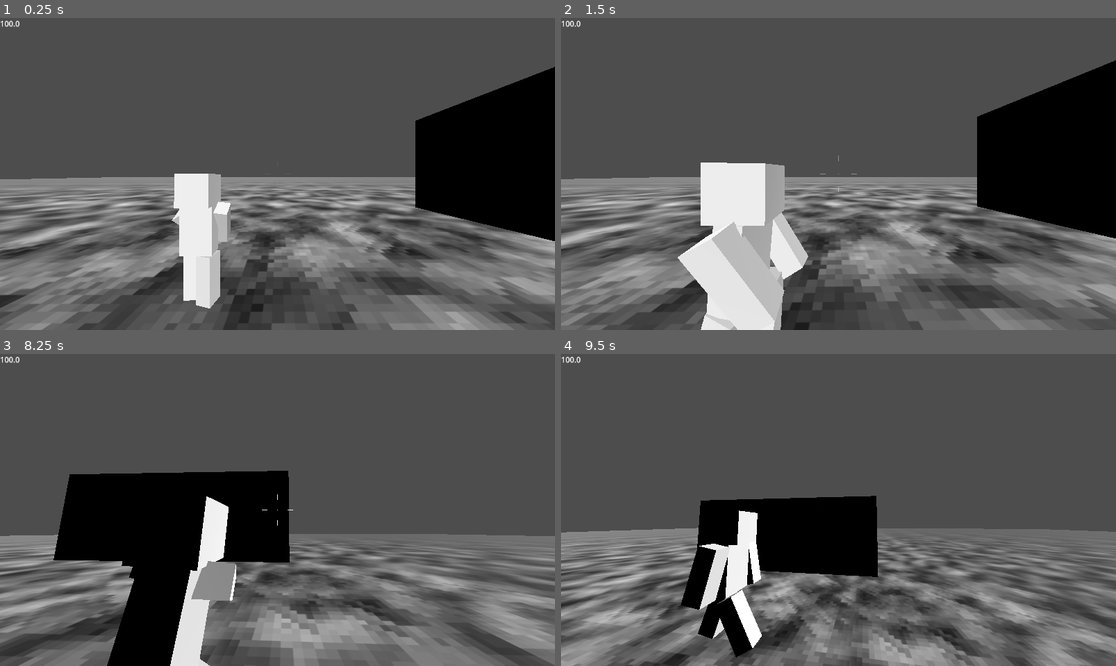
Above: before the commit, frames 1-4 (two rows, left to right).
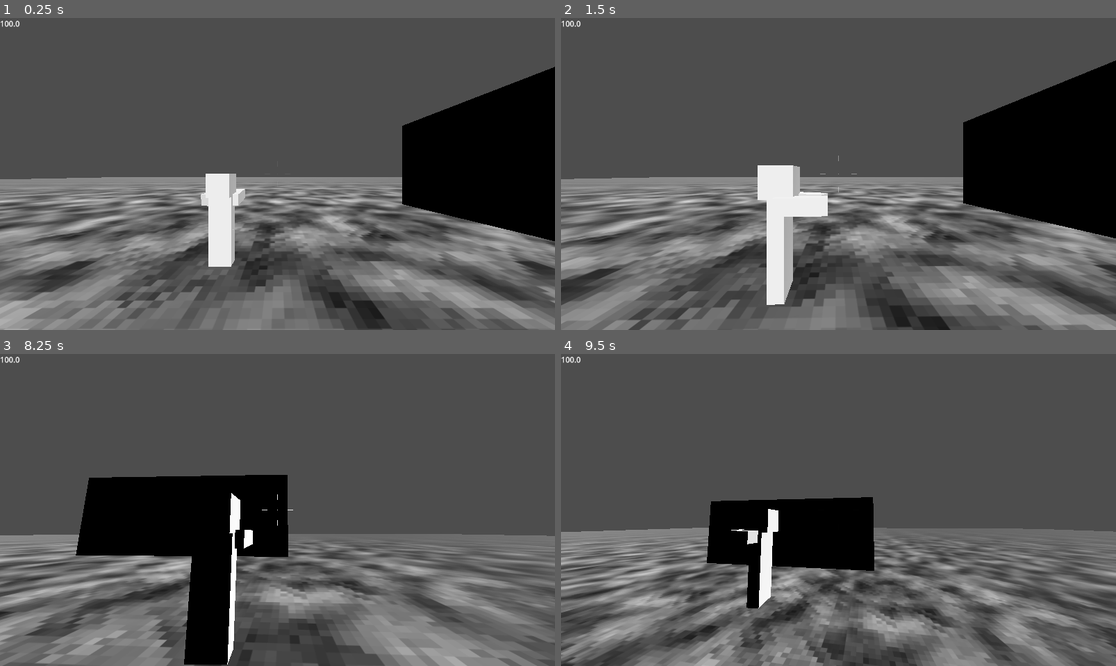
Above: after the commit, the same moments.

Repository: GustLSant/godot-game-componentes
Game: Godot game, scene res://Main.tscn
Same seed, same stepped clock (60 frames per second), same inputs: the game is played once before the commit and once after it.
Inputs (mouse positions are in pixels of both pictures, inside the frame that each line leads up to):
- Up to frame 1 (0.25 s): no input
- Up to frame 2 (1.5 s): move the mouse to (866, 174) at 0.52 s; hold D (MoveRight) 0.53-1.28 s; hold Right mouse button (Aim) 0.53-1.28 s; tap Space (Jump) at 0.77 s; move the mouse to (810, 174) at 1.27 s; hold S (MoveBackwards) from 1.28 s (still down); right-click (810, 174) at 1.35 s
- Up to frame 3 (8.25 s): tap Space (Jump) at 1.52, 3.02, 3.77, 4.52, 6.02, 6.77, 7.52 s; move the mouse to (288, 503) at 2.02 s; release S (MoveBackwards) at 2.03 s; hold Right mouse button (Aim) 2.03-2.78 s; hold D (MoveRight) 2.03-3.53 s; tap V (ChangeCameraMode) at 2.1, 8.1 s; move the mouse to (271, 516) at 2.77 s; tap W (MoveFoward) at 2.85 s; right-click (271, 516) at 3.05 s; move the mouse to (316, 513) at 3.52 s; hold Right mouse button (Aim) 3.53-4.28 s; hold A (MoveLeft) 3.53-5.03 s; click (316, 513) at 3.6 s; move the mouse to (233, 506) at 4.27 s; tap Shift (Sprint) at 4.35 s; right-click (233, 506) at 4.55 s; move the mouse to (283, 510) at 5.02 s; hold S (MoveBackwards) 5.03-5.78 s; hold Right mouse button (Aim) 5.03-5.78 s; tap T (Test) at 5.1 s; move the mouse to (255, 503) at 5.77 s; hold D (MoveRight) 5.78-8.03 s; tap Alt (ToggleCameraSide) at 5.85 s; right-click (255, 503) at 6.05 s; move the mouse to (305, 510) at 6.52 s; hold Right mouse button (Aim) 6.53-7.28 s; move the mouse to (249, 510) at 7.27 s; right-click (249, 510) at 7.35 s; move the mouse to (288, 503) at 8.02 s; hold S (MoveBackwards) from 8.03 s (still down); hold Right mouse button (Aim) from 8.03 s (still down)
- Up to frame 4 (9.5 s): move the mouse to (832, 516) at 8.77 s; release S (MoveBackwards) at 8.78 s; release Right mouse button (Aim) at 8.78 s; hold A (MoveLeft) from 8.78 s (still down); tap W (MoveFoward) at 8.85 s; tap Space (Jump) at 9.02 s; right-click (832, 516) at 9.05 s

The runs differ from the first frame. In frame 1, 28% of the frame differs, in the area x 0-100%, y 32-100%; in frame 2, 30%, in the area x 0-100%, y 13-100%; in frame 3, 27%; in frame 4, 23%.

Commit message:
new animations on BB

Diff:
--- a/Components/TpsFpsPlayer/Player.tscn
+++ b/Components/TpsFpsPlayer/Player.tscn
@@ -79,9 +79,6 @@
 [sub_resource type="AnimationNodeAnimation" id="AnimationNodeAnimation_0rf3i"]
 animation = &"Running"
 
-[sub_resource type="AnimationNodeAnimation" id="AnimationNodeAnimation_4h0by"]
-animation = &"AimLongFoward2"
-
 [sub_resource type="AnimationNodeAnimation" id="AnimationNodeAnimation_s8ee0"]
 animation = &"Idle"
 
@@ -161,7 +158,7 @@
 [sub_resource type="AnimationNodeTimeScale" id="AnimationNodeTimeScale_pfu5j"]
 
 [sub_resource type="AnimationNodeBlendTree" id="AnimationNodeBlendTree_178ah"]
-graph_offset = Vector2(147.155, 573.73)
+graph_offset = Vector2(-242.618, 783.581)
 nodes/Add_Idle_Posture/node = SubResource("AnimationNodeAdd2_2flhk")
 nodes/Add_Idle_Posture/position = Vector2(-213.333, -133.333)
 nodes/Add_Walking_Posture/node = SubResource("AnimationNodeAdd2_vfvm5")
@@ -178,8 +175,6 @@
 "nodes/Animation 5/position" = Vector2(106.667, 1093.33)
 "nodes/Animation 6/node" = SubResource("AnimationNodeAnimation_0rf3i")
 "nodes/Animation 6/position" = Vector2(-1093.33, 400)
-"nodes/Animation 7/node" = SubResource("AnimationNodeAnimation_4h0by")
-"nodes/Animation 7/position" = Vector2(480, 613.333)
 nodes/BlendPostures/node = SubResource("AnimationNodeBlendTree_cg3n5")
 nodes/BlendPostures/position = Vector2(-453.333, -53.3333)
 "nodes/BlendPostures 2/node" = SubResource("AnimationNodeBlendTree_0rf3i")
@@ -203,7 +198,74 @@
 nodes/TimeScale/node = SubResource("AnimationNodeTimeScale_pfu5j")
 nodes/TimeScale/position = Vector2(-453.333, -266.667)
 nodes/output/position = Vector2(1306.67, 586.667)
-node_connections = [&"Add_Idle_Posture", 0, &"TimeScale", &" …(467 unchanged characters)… , 1, &"TS_Running", &"ShotRecoil", 0, &"Animation 7", &"ShotRecoil", 1, &"TS_ShotRecoil", & …(165 unchanged characters)…
+node_connections = [&"Add_Idle_Posture", 0, &"TimeScale", &" …(467 unchanged characters)… , 1, &"TS_Running", &"ShotRecoil", 0, &"Blend_AimingAngles", &"ShotRecoil", 1, &"TS_ShotRecoil", & …(165 unchanged characters)…
+
+[sub_resource type="AnimationNodeTransition" id="AnimationNodeTransition_onxb3"]
+
+[sub_resource type="AnimationNodeAnimation" id="AnimationNodeAnimation_4h0by"]
+animation = &"Idle"
+
+[sub_resource type="AnimationNodeStateMachineTransition" id="AnimationNodeStateMachineTransition_6qffq"]
+switch_mode = 2
+advance_mode = 2
+
+[sub_resource type="AnimationNodeStateMachineTransition" id="AnimationNodeStateMachineTransition_2lxpc"]
+switch_mode = 2
+advance_mode = 2
+
+[sub_resource type="AnimationNodeStateMachine" id="AnimationNodeStateMachine_0neha"]
+states/Idle/node = SubResource("AnimationNodeAnimation_4h0by")
+states/Idle/position = Vector2(621.333, 98.4445)
+states/Start/position = Vector2(386.667, 98.8148)
+transitions = ["Start", "Idle", SubResource("AnimationNodeStateMachineTransition_6qffq"), "Idle", "End", SubResource("AnimationNodeStateMachineTransition_2lxpc")]
+graph_offset = Vector2(-19, -23)
+
+[sub_resource type="AnimationNodeBlendTree" id="AnimationNodeBlendTree_on5fd"]
+graph_offset = Vector2(-610.861, 560.237)
+nodes/Add_Idle_Posture/node = SubResource("AnimationNodeAdd2_2flhk")
+nodes/Add_Idle_Posture/position = Vector2(-213.333, -133.333)
+nodes/Add_Walking_Posture/node = SubResource("AnimationNodeAdd2_vfvm5")
+nodes/Add_Walking_Posture/position = Vector2(-266.667, 373.333)
+nodes/Animation/node = SubResource("AnimationNodeAnimation_s8ee0")
+nodes/Animation/position = Vector2(-640, -266.667)
+"nodes/Animation 2/node" = SubResource("AnimationNodeAnimation_j32lk")
+"nodes/Animation 2/position" = Vector2(26.6667, 880)
+"nodes/Animation 3/node" = SubResource("AnimationNodeAnimation_dkwnh")
+"nodes/Animation 3/position" = Vector2(26.6667, 666.667)
+"nodes/Animation 4/node" = SubResource("AnimationNodeAnimation_3l7hy")
+"nodes/Animation 4/position" = Vector2(-1093.33, 186.667)
+"nodes/Animation 5/node" = SubResource("AnimationNodeAnimation_3b5n1")
+"nodes/Animation 5/position" = Vector2(106.667, 1093.33)
+"nodes/Animation 6/node" = SubResource("AnimationNodeAnimation_0rf3i")
+"nodes/Animation 6/position" = Vector2(-1093.33, 400)
+nodes/BlendPostures/node = SubResource("AnimationNodeBlendTree_cg3n5")
+nodes/BlendPostures/position = Vector2(-453.333, -53.3333)
+"nodes/BlendPostures 2/node" = SubResource("AnimationNodeBlendTree_0rf3i")
+"nodes/BlendPostures 2/position" = Vector2(-506.667, 586.667)
+nodes/Blend_Aiming/node = SubResource("AnimationNodeBlend2_dkwnh")
+nodes/Blend_Aiming/position = Vector2(1040, 506.667)
+nodes/Blend_AimingAngles/node = SubResource("AnimationNodeBlend2_3b5n1")
+nodes/Blend_AimingAngles/position = Vector2(240, 693.333)
+nodes/Blend_Idle_Walking/node = SubResource("AnimationNodeBlend2_1bcx0")
+nodes/Blend_Idle_Walking/position = Vector2(240, 53.3333)
+nodes/Blend_Walking_Running/node = SubResource("AnimationNodeBlend2_4h0by")
+nodes/Blend_Walking_Running/position = Vector2(-613.333, 240)
+nodes/Idle/node = SubResource("AnimationNodeTransition_onxb3")
+nodes/Idle/position = Vector2(-453.333, 746.667)
+nodes/ShotRecoil/node = SubResource("AnimationNodeOneShot_onxb3")
+nodes/ShotRecoil/position = Vector2(613.333, 826.667)
+nodes/StateMachine/node = SubResource("AnimationNodeStateMachine_0neha")
+nodes/StateMachine/position = Vector2(-213.333, 693.333)
+nodes/TS_Running/node = SubResource("AnimationNodeTimeScale_6qffq")
+nodes/TS_Running/position = Vector2(-906.667, 400)
+nodes/TS_ShotRecoil/node = SubResource("AnimationNodeTimeScale_0rf3i")
+nodes/TS_ShotRecoil/position = Vector2(320, 1040)
+nodes/TS_Walking/node = SubResource("AnimationNodeTimeScale_onxb3")
+nodes/TS_Walking/position = Vector2(-906.667, 186.667)
+nodes/TimeScale/node = SubResource("AnimationNodeTimeScale_pfu5j")
+nodes/TimeScale/position = Vector2(-453.333, -266.667)
+nodes/output/position = Vector2(1306.67, 586.667)
+node_connections = [&"Add_Idle_Posture", 0, &"TimeScale", &"Add_Idle_Posture", 1, &"BlendPostures", &"Add_Walking_Posture", 0, &"Blend_Walking_Running", &"Add_Walking_Posture", 1, &"BlendPostures 2", &"Blend_Aiming", 0, &"Blend_Idle_Walking", &"Blend_Aiming", 1, &"ShotRecoil", &"Blend_AimingAngles", 0, &"Animation 3", &"Blend_AimingAngles", 1, &"Animation 2", &"Blend_Idle_Walking", 0, &"Add_Idle_Posture", &"Blend_Idle_Walking", 1, &"Add_Walking_Posture", &"Blend_Walking_Running", 0, &"TS_Walking", &"Blend_Walking_Running", 1, &"TS_Running", &"ShotRecoil", 0, &"Blend_AimingAngles", &"ShotRecoil", 1, &"TS_ShotRecoil", &"TS_Running", 0, &"Animation 6", &"TS_ShotRecoil", 0, &"Animation 5", &"TS_Walking", 0, &"Animation 4", &"TimeScale", 0, &"Animation", &"output", 0, &"Blend_Aiming"]
 
 [sub_resource type="Gradient" id="Gradient_onxb3"]
 interpolation_mode = 2
@@ -348,20 +410,12 @@
 [node name="blockbench_export" parent="Body/PivotRotation" instance=ExtResource("6_br1xv")]
 
 [node name="Skeleton3D" parent="Body/PivotRotation/blockbench_export/origin" index="0"]
-bones/0/rotation = Quaternion(0, -0.173648, 0, 0.984808)
-bones/1/position = Vector3(0, 0.6875, 0)
-bones/1/rotation = Quaternion(-0.108867, 0, 0, 0.994056)
-bones/2/position = Vector3(0, 0.6875, 0)
-bones/2/rotation = Quaternion(0.794193, 0.10268, -0.140038, 0.582326)
-bones/4/position = Vector3(-0.1875, -0.21875, 0)
-bones/4/rotation = Quaternion(-0.0429567, -0.00757443, 0.173483, 0.98387)
-bones/5/position = Vector3(0.1875, 0, 0.0625)
-bones/5/rotation = Quaternion(-0.12975, 0.01421, -0.107936, 0.985552)
-bones/6/rotation = Quaternion(0.107213, 0.172616, -0.0189045, 0.978954)
-bones/8/position = Vector3(0.203125, -0.0625, -0.15625)
-bones/8/rotation = Quaternion(-0.214588, -0.127432, -0.028251, 0.967944)
-bones/9/position = Vector3(-0.28125, 0, -0.21875)
-bones/9/rotation = Quaternion(0, 0.173648, 0, 0.984808)
+bones/2/position = Vector3(0, 0.669194, 0)
+bones/2/rotation = Quaternion(0.707107, 0, 0, 0.707107)
+bones/4/position = Vector3(-0.1875, -0.0625, 0)
+bones/4/rotation = Quaternion(0, 0, 0.173648, 0.984808)
+bones/5/position = Vector3(0.125, -0.125, 0)
+bones/6/rotation = Quaternion(-1.49012e-08, 0, 0, 1)
 
 [node name="AnimationPlayer" parent="Body/PivotRotation/blockbench_export" index="1"]
 autoplay = "TPose"
@@ -385,7 +439,33 @@
 parameters/ShotRecoil/internal_active = false
 parameters/ShotRecoil/request = 0
 parameters/TS_Running/scale = 2.0
-parameters/TS_ShotRecoil/scale = 10.0
+parameters/TS_ShotRecoil/scale = 3.0
+parameters/TS_Walking/scale = 1.0
+parameters/TimeScale/scale = 0.5
+
+[node name="AnimationTree2" type="AnimationTree" parent="Body/PivotRotation/blockbench_export"]
+tree_root = SubResource("AnimationNodeBlendTree_on5fd")
+anim_player = NodePath("../AnimationPlayer")
+parameters/Add_Idle_Posture/add_amount = 1.0
+parameters/Add_Walking_Posture/add_amount = 0.0
+parameters/BlendPostures/Blend/blend_amount = 0
+parameters/BlendPostures/TS_Long/scale = 1.0
+parameters/BlendPostures/TS_Short/scale = 0.5
+"parameters/BlendPostures 2/Blend/blend_amount" = 0.0
+"parameters/BlendPostures 2/TimeScale/scale" = 1.0
+"parameters/BlendPostures 2/TimeScale 2/scale" = 1.0
+parameters/Blend_Aiming/blend_amount = 1.0
+parameters/Blend_AimingAngles/blend_amount = 0.5
+parameters/Blend_Idle_Walking/blend_amount = 0.0
+parameters/Blend_Walking_Running/blend_amount = 0
+parameters/Idle/current_state = ""
+parameters/Idle/transition_request = ""
+parameters/Idle/current_index = -1
+parameters/ShotRecoil/active = false
+parameters/ShotRecoil/internal_active = false
+parameters/ShotRecoil/request = 0
+parameters/TS_Running/scale = 2.0
+parameters/TS_ShotRecoil/scale = 3.0
 parameters/TS_Walking/scale = 1.0
 parameters/TimeScale/scale = 0.5
 
--- a/Components/TpsFpsPlayer/TpsCamera.gd
+++ b/Components/TpsFpsPlayer/TpsCamera.gd
@@ -15,8 +15,8 @@
 @onready var pivotPosDamp:Marker3D = get_node(pathPivotPosDamp)
 
 # Camera Target Position
-const DEFAULT_CAMERA_TARGET_POS:Vector3 = Vector3(1.25, 1.0, 2.5)
-const AIMING_CAMERA_TARGET_POS:Vector3 = Vector3(0.75, 0.75, 1.0)
+const DEFAULT_CAMERA_TARGET_POS:Vector3 = Vector3(1.25, 1.0, 3.5)
+const AIMING_CAMERA_TARGET_POS:Vector3 = Vector3(0.75, 0.75, 2.0)
 var currentTargetPosition:Vector3 = DEFAULT_CAMERA_TARGET_POS
 
 # Camera Side
Not shown: 1 places in Components/TpsFpsPlayer/Player.tscn that only renumber resources
Not shown, changed: Meshs/PlayerBody.gltf
Not shown, changed: Meshs/PlayerBody.gltf.import
Not shown, changed: BlockbenchProjects/PlayerBody.bbmodel
